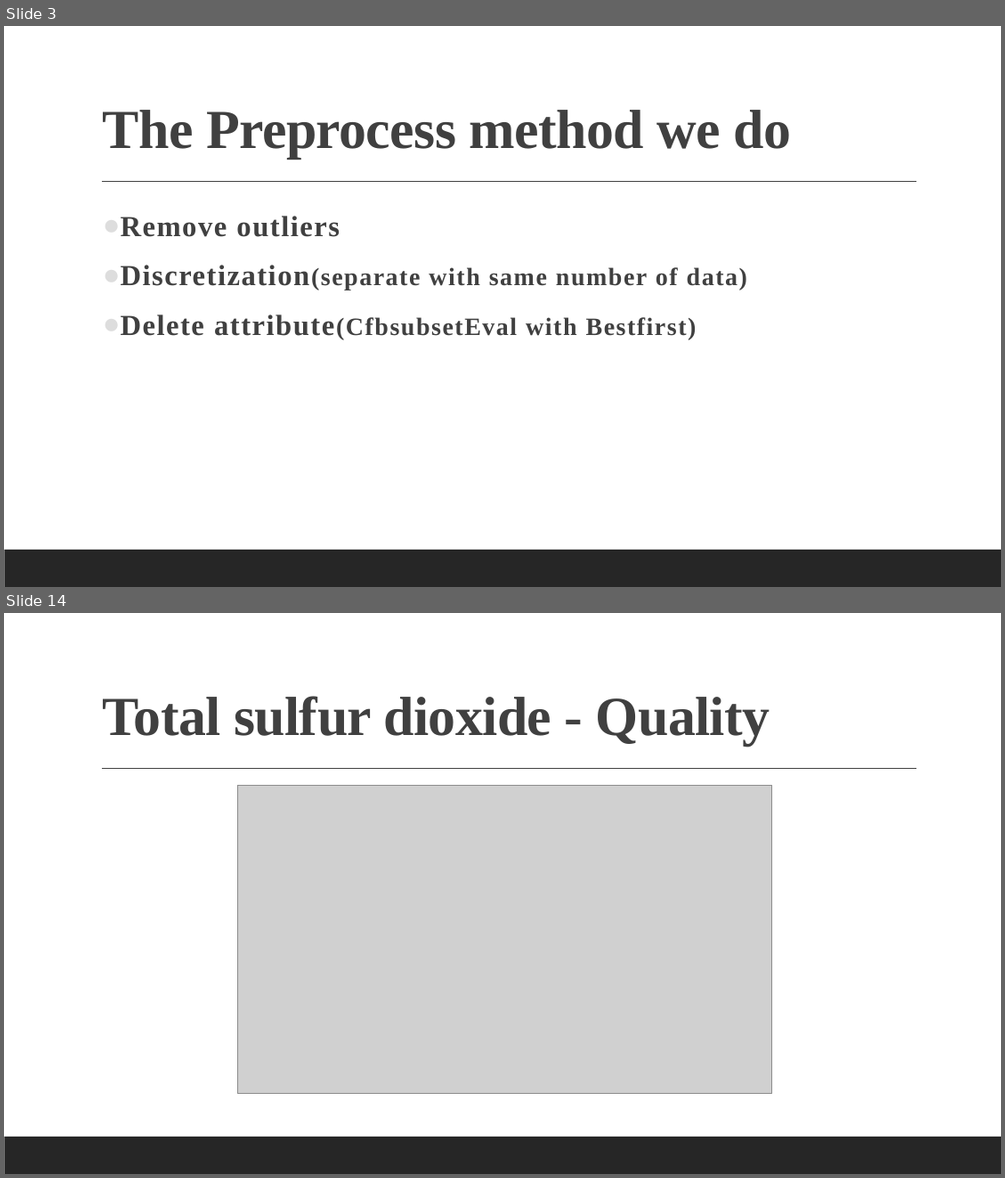
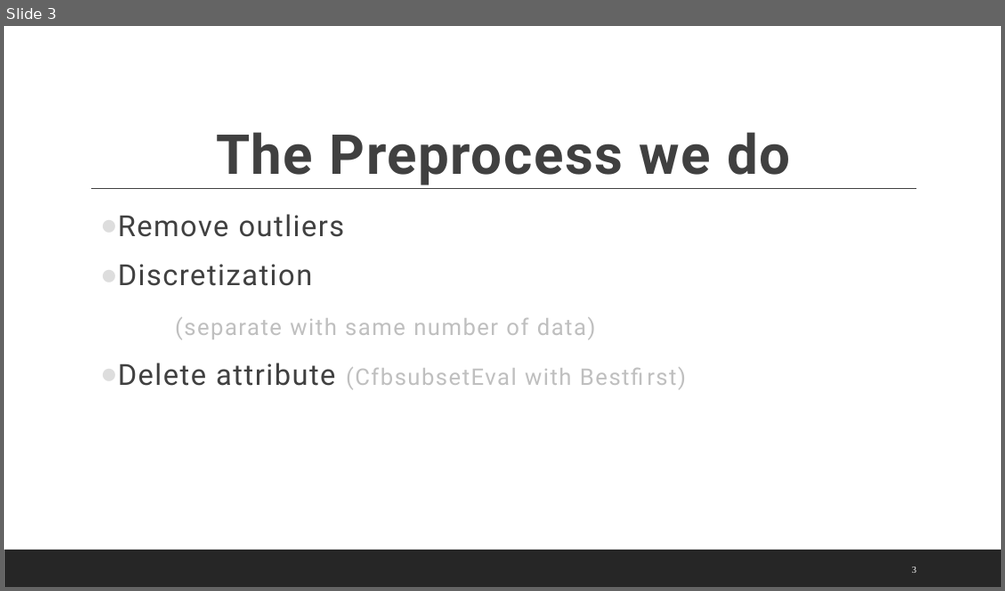
Before and after one commit to minired2154/data-mining-repo, a slide deck: report.pptx. Shown one above the other, each under a label of ours: slides 3 and 14 before the commit, slide 3 after it; the slides between them are not shown. The pictures are 1005x1178 and 1005x591 pixels, drawn with LibreOffice and Linux fonts; fonts in the diff are those of the drawing; grey boxes stand for pictures. Boxes give left, top, right and bottom in pixels: in the first picture for what was removed or moved away, otherwise in the second. Text is boxed around its words. In the diff, an @@ line names an element or a change of style, - is before the commit and + after.

```diff
--- a/report.pptx
+++ b/report.pptx
@@ slide 14 removed at [4,613,1001,1174], background #FFFFFF; not listed: 2 template elements that a slide beside it also shows @@
@@ title removed at [103,696,770,746] @@
-Total sulfur dioxide - Quality
@@ picture removed at [238,786,773,1093] @@
@@ slide 3 changed as well @@
@@ title at [216,132,790,185]: text changed; font Times New Roman to Roboto @@
-The Preprocess method we do
+The Preprocess we do
@@ line moved from (102, 182) - (917, 182) to (91, 188) - (916, 188) @@
@@ text at [118,214,345,237]: font Times New Roman to Roboto, bold off in "Remove outliers" @@
@@ text at [118,264,596,390]: text changed; size 24 to 22 pt; font Times New Roman to Roboto; text colour #404040 to #BFBFBF; bold off @@
-● Discretization(separate with same number of data)
-● Delete attribute(CfbsubsetEval with Bestfirst)
+● Discretization
+(separate with same number of data)
+● Delete attribute (CfbsubsetEval with Bestfirst)
@@ page number added at [912,566,916,572], 9 pt, text #FFFFFF @@
+3
```
Also in this commit, not shown: 7 other slides changed, 4 slides added, 10 other slides removed, 1 other file.
